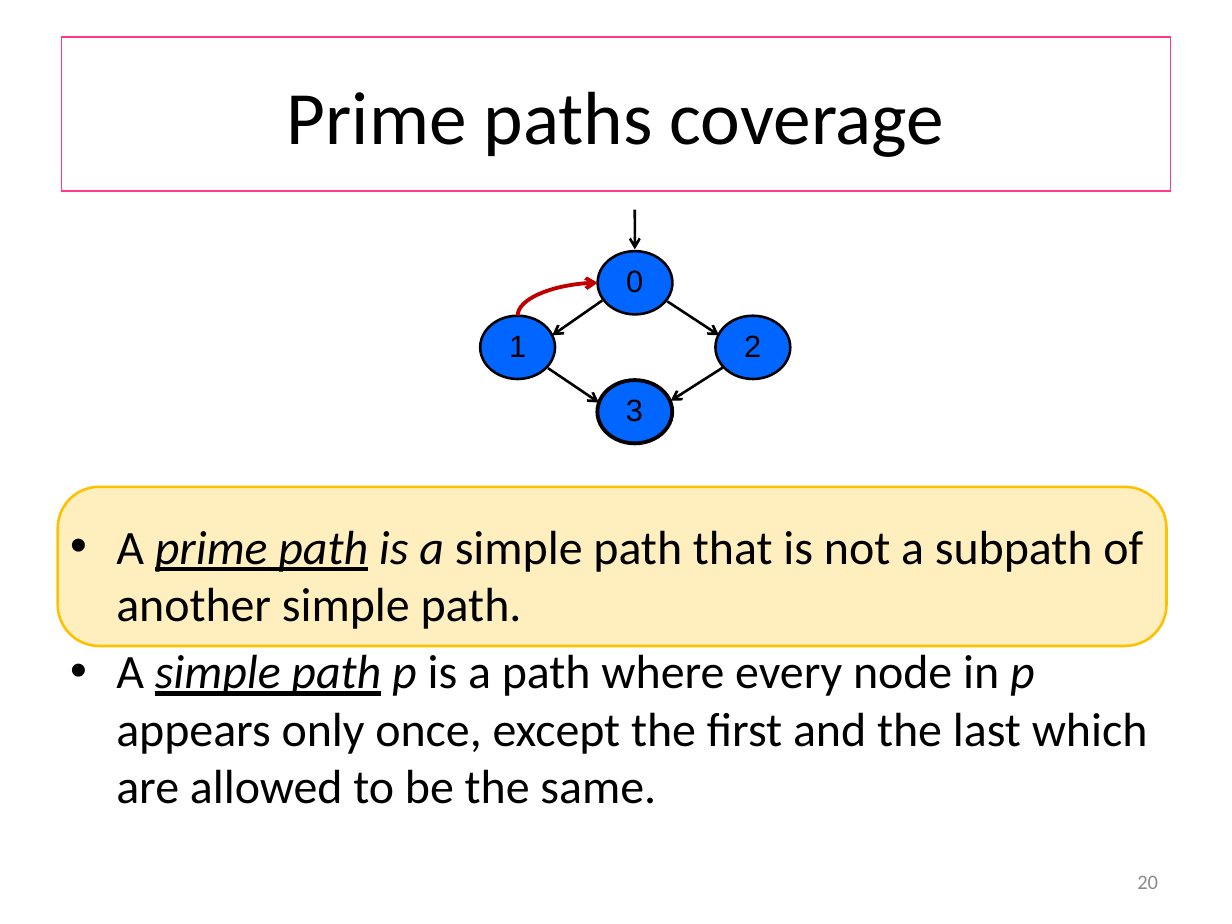
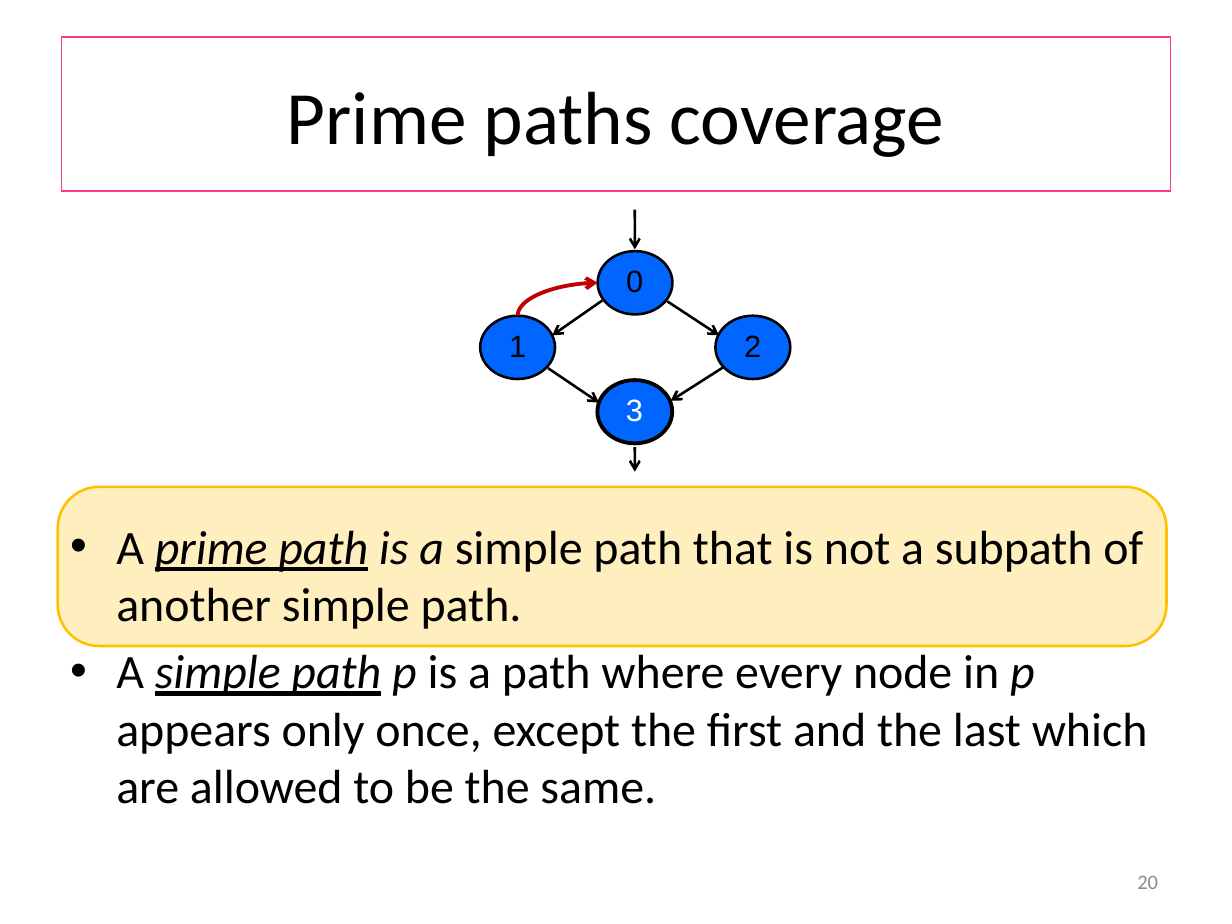
Before and after one commit to wooshrow/b3stv, a slide deck: slide 20 of slides/gbt.pptx. Drawn at 1232x924 pixels with LibreOffice and Linux fonts; fonts in the diff are those of the drawing. Boxes give left, top, right and bottom in pixels: in the first picture for what was removed or moved away, otherwise in the second. Text is boxed around its words. In the diff, an @@ line names an element or a change of style, - is before the commit and + after.

```diff
--- a/slides/gbt.pptx
+++ b/slides/gbt.pptx
@@ text "3" at (626,399,643,422): text colour #000000 to #FFFFFF @@
@@ arrow added from (634, 447) to (634, 472), #000000 1.5 pt @@
```
Also in this commit, not shown: 10 other slides changed, 1 slide removed, 3 other files.
